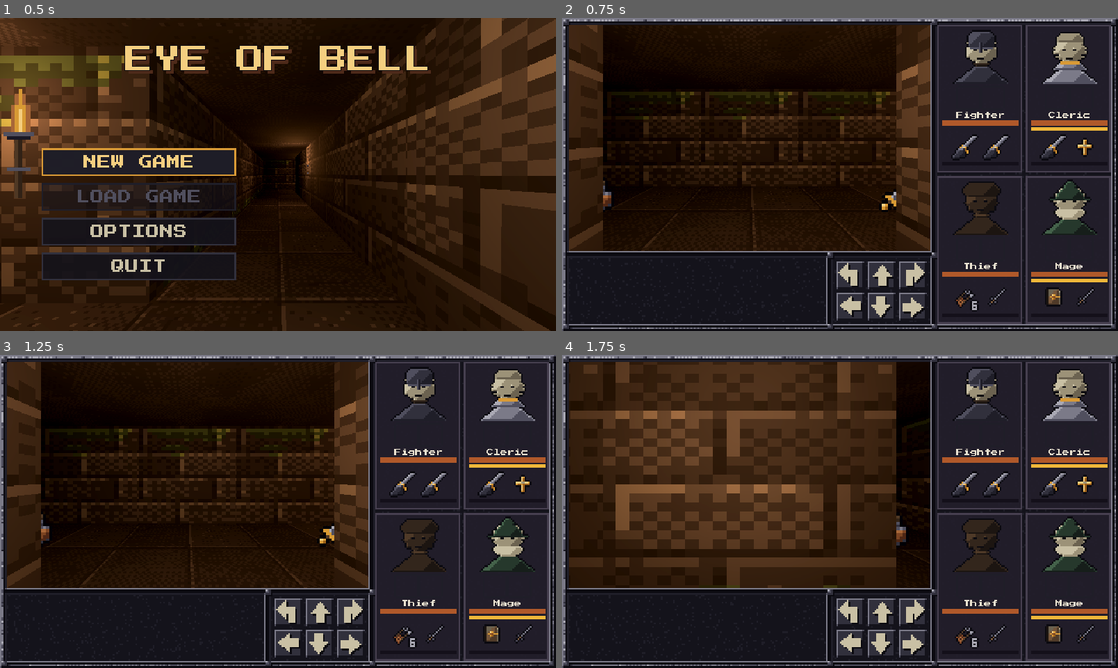
Above: before the commit, frames 1-4 (two rows, left to right).
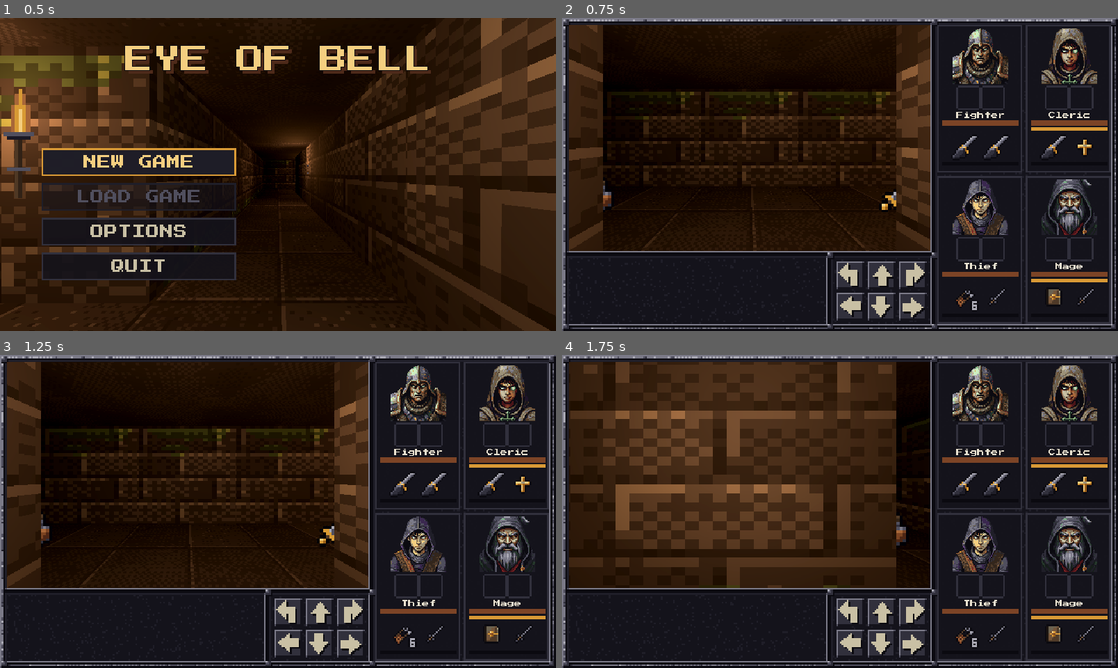
Above: after the commit, the same moments.

Repository: XrNrX/eye-of-bell
Game: Godot game, scene res://scenes/main_menu.tscn
Same seed, same stepped clock (60 frames per second), same inputs: the game is played once before the commit and once after it. Sound files missing from this copy of the repository are replaced by a short silence.
Inputs (mouse positions are in pixels of both pictures, inside the frame that each line leads up to):
- Up to frame 1 (0.5 s): no input
- Up to frame 2 (0.75 s): click "NEW GAME" at 0.5 s
- Up to frame 3 (1.25 s): no input
- Up to frame 4 (1.75 s): click (851, 611) at 1.27 s

Frame 1 is identical in both runs. In frame 2, 5.1% of the frame differs, in the area x 68-99%, y 3-85%; in frame 3, 5.1%; in frame 4, 5.1%.

Commit message:
PixelLab 64x64 close-up hero portraits; importer derives hurt/dead; fix invisible quick slots
Four extreme close-up portraits (head fills the frame) imported at native 64x64
with tinted hurt and curse-tinted dead variants derived by the importer. The
palette darkening had made the empty quick slots the panel colour: slot art
redrawn for contrast and the palette-named float colours in the UI code updated.

Co-Authored-By: Claude Sonnet 5.5 <noreply@anthropic.com>

Diff:
--- a/scripts/character_sheet.gd
+++ b/scripts/character_sheet.gd
@@ -18,13 +18,13 @@
 const ItemDef := preload("res://scripts/item_def.gd")
 
 const WIDTH := 150.0
-const BG := Color(0.137, 0.118, 0.169, 0.95)     # Palette stone_900.
-const EDGE := Color(0.275, 0.247, 0.31)           # Palette stone_700.
+const BG := Color(0.078, 0.075, 0.106, 0.95)     # Palette stone_900.
+const EDGE := Color(0.192, 0.188, 0.235)           # Palette stone_700.
 const TEXT := Color(0.92, 0.89, 0.82)
-const MUTED := Color(0.588, 0.557, 0.604)         # Palette stone_300.
+const MUTED := Color(0.482, 0.478, 0.533)         # Palette stone_300.
 const TITLE := Color(1, 0.85, 0.3)
-const BETTER := Color(0.639, 0.69, 0.29)          # Palette slime_300.
-const WORSE := Color(0.851, 0.514, 0.263)         # Palette rust_300.
+const BETTER := Color(0.525, 0.651, 0.447)          # Palette slime_300.
+const WORSE := Color(0.659, 0.404, 0.227)         # Palette rust_300.
 const FONT := 8
 
 var party: Node
--- a/scripts/combat_feel_config.gd
+++ b/scripts/combat_feel_config.gd
@@ -49,7 +49,7 @@
 ## Misses (by heroes, monsters and thrown weapons) get their own look on the message line.
 @export var miss_message_enabled := true
 @export var miss_prefix := "Miss! "
-@export var miss_colour := Color(0.588, 0.557, 0.604)  # Palette stone_300: muted, a whiff.
+@export var miss_colour := Color(0.482, 0.478, 0.533)  # Palette stone_300: muted, a whiff.
 
 @export_group("Portrait shake")
 ## The portrait of the hero who was hit shakes sideways.
--- a/scripts/inventory_slot.gd
+++ b/scripts/inventory_slot.gd
@@ -27,9 +27,9 @@
 
 const ITEM_SLOT := Vector2(48, 48)      # Holds a 48x48 item icon (24x24 logical, drawn at 2x) at its native size.
 const PORTRAIT_SLOT := Vector2(32, 32)  # A 64x64 portrait scaled to exactly half.
-const EMPTY_BG := Color(0.137, 0.118, 0.169, 0.6)  # Palette stone_900, translucent.
-const FILLED_BG := Color(0.275, 0.247, 0.31)        # Palette stone_700.
-const EDGE := Color(0.588, 0.557, 0.604)            # Palette stone_300.
+const EMPTY_BG := Color(0.078, 0.075, 0.106, 0.6)  # Palette stone_900, translucent.
+const FILLED_BG := Color(0.192, 0.188, 0.235)        # Palette stone_700.
+const EDGE := Color(0.482, 0.478, 0.533)            # Palette stone_300.
 
 var screen: Node    # InventoryScreen: party/cursor access, refresh() and say().
 var member_slot: int
--- a/scripts/monster.gd
+++ b/scripts/monster.gd
@@ -13,8 +13,8 @@
 const STEP_TIME := 0.3    # Seconds a step takes to animate.
 const WANDER_PAUSE := 0.3 # Chance a wandering monster just stands still this tick.
 const WIND_UP := 0.5      # Fraction of attack_interval it waits after reaching the party.
-const DAMAGE_COLOUR := Color(1.0, 0.89, 0.54)  # Palette torch_300.
-const MISS_COLOUR := Color(0.76, 0.74, 0.75)   # Palette stone_100.
+const DAMAGE_COLOUR := Color(0.961, 0.812, 0.502)  # Palette torch_300.
+const MISS_COLOUR := Color(0.667, 0.663, 0.706)   # Palette stone_100.
 
 ## Per sheet: for each frame, how many transparent rows lie below its lowest opaque pixel. A
 ## monster stands with that pixel on the floor, so art with empty space under the feet (or a
--- a/scripts/party_hud.gd
+++ b/scripts/party_hud.gd
@@ -39,14 +39,14 @@
 
 const HAND_READY := Color(1, 1, 1)
 const HAND_COOLING := Color(0.35, 0.33, 0.38)
-const PANEL_BG := Color(0.137, 0.118, 0.169, 0.88)  # Palette stone_900.
-const PANEL_EDGE := Color(0.275, 0.247, 0.31)        # Palette stone_700.
-const HP_FILL := Color(0.69, 0.35, 0.165)            # Palette rust_500.
-const HP_BACK := Color(0.078, 0.063, 0.102)          # Palette ink.
-const COOL_FILL := Color(0.588, 0.557, 0.604)        # Palette stone_300.
-const HIT_COLOUR := Color(0.85, 0.51, 0.26)          # Palette rust_300.
-const MISS_COLOUR := Color(0.76, 0.74, 0.75)         # Palette stone_100.
-const MANA_FILL := Color(0.941, 0.722, 0.227)        # Palette torch_500 (the palette has no blue).
+const PANEL_BG := Color(0.078, 0.075, 0.106, 0.88)  # Palette stone_900.
+const PANEL_EDGE := Color(0.192, 0.188, 0.235)        # Palette stone_700.
+const HP_FILL := Color(0.486, 0.267, 0.149)            # Palette rust_500.
+const HP_BACK := Color(0.043, 0.039, 0.063)          # Palette ink.
+const COOL_FILL := Color(0.482, 0.478, 0.533)        # Palette stone_300.
+const HIT_COLOUR := Color(0.659, 0.404, 0.227)          # Palette rust_300.
+const MISS_COLOUR := Color(0.667, 0.663, 0.706)         # Palette stone_100.
+const MANA_FILL := Color(0.851, 0.604, 0.212)        # Palette torch_500 (the palette has no blue).
 const BUFF_EDGE := MANA_FILL                         # Outline on a buffed hero's portrait.
 const HURT_FLASH_TIME := 0.3  # How long the portrait shows its red-tinted variant.
 
@@ -68,7 +68,7 @@
 # a release to the control that got the press).
 const DRAG_THRESHOLD := 4.0       # Pixels (in the 640x360 space) before a press becomes a drag.
 const DRAG_GHOST := Color(1, 1, 1, 0.55)
-const DROP_EDGE := Color(0.941, 0.722, 0.227)  # Palette torch_500, like the mana bar.
+const DROP_EDGE := Color(0.851, 0.604, 0.212)  # Palette torch_500, like the mana bar.
 var press_slot := -1               # Position pressed on, -1 if none.
 var press_pos := Vector2.ZERO
 var dragging := false
--- a/scripts/spell_menu.gd
+++ b/scripts/spell_menu.gd
@@ -7,11 +7,11 @@
 
 signal chosen(spell: Resource)
 
-const BG := Color(0.137, 0.118, 0.169, 0.95)  # Palette stone_900.
-const EDGE := Color(0.941, 0.722, 0.227)      # Palette torch_500, like the mana bar.
+const BG := Color(0.078, 0.075, 0.106, 0.95)  # Palette stone_900.
+const EDGE := Color(0.851, 0.604, 0.212)      # Palette torch_500, like the mana bar.
 const TEXT := Color(0.92, 0.89, 0.82)
-const TEXT_OFF := Color(0.415, 0.384, 0.447)  # Palette stone_500.
-const ROW_HOVER := Color(0.275, 0.247, 0.31)  # Palette stone_700.
+const TEXT_OFF := Color(0.314, 0.31, 0.369)  # Palette stone_500.
+const ROW_HOVER := Color(0.192, 0.188, 0.235)  # Palette stone_700.
 const WIDTH := 150.0
 
 var party: Node
--- a/tools/art/imported.json
+++ b/tools/art/imported.json
@@ -199,6 +199,54 @@
     "monsters/slime_acid/walk_3.png": {
       "imported": "2026-11-05 18:46:43",
       "source": "walk_0.png"
+    },
+    "portraits/cleric/portrait.png": {
+      "imported": "2026-11-05 19:37:32",
+      "source": "portrait.png"
+    },
+    "portraits/cleric/portrait_dead.png": {
+      "imported": "2026-11-05 19:37:33",
+      "source": "portrait.png (derived)"
+    },
+    "portraits/cleric/portrait_hurt.png": {
+      "imported": "2026-11-05 19:37:33",
+      "source": "portrait.png (derived)"
+    },
+    "portraits/fighter/portrait.png": {
+      "imported": "2026-11-05 19:37:32",
+      "source": "portrait.png"
+    },
+    "portraits/fighter/portrait_dead.png": {
+      "imported": "2026-11-05 19:37:33",
+      "source": "portrait.png (derived)"
+    },
+    "portraits/fighter/portrait_hurt.png": {
+      "imported": "2026-11-05 19:37:33",
+      "source": "portrait.png (derived)"
+    },
+    "portraits/mage/portrait.png": {
+      "imported": "2026-11-05 19:37:32",
+      "source": "portrait.png"
+    },
+    "portraits/mage/portrait_dead.png": {
+      "imported": "2026-11-05 19:37:33",
+      "source": "portrait.png (derived)"
+    },
+    "portraits/mage/portrait_hurt.png": {
+      "imported": "2026-11-05 19:37:33",
+      "source": "portrait.png (derived)"
+    },
+    "portraits/thief/portrait.png": {
+      "imported": "2026-11-05 19:37:33",
+      "source": "portrait.png"
+    },
+    "portraits/thief/portrait_dead.png": {
+      "imported": "2026-11-05 19:37:33",
+      "source": "portrait.png (derived)"
+    },
+    "portraits/thief/portrait_hurt.png": {
+      "imported": "2026-11-05 19:37:33",
+      "source": "portrait.png (derived)"
     }
   }
 }
Binary file changed: art/portraits/cleric/portrait.png
Binary file changed: art/portraits/cleric/portrait_dead.png
Binary file changed: art/portraits/cleric/portrait_hurt.png
Binary file changed: art/portraits/fighter/portrait.png
Binary file changed: art/portraits/fighter/portrait_dead.png
Binary file changed: art/portraits/fighter/portrait_hurt.png
Binary file changed: art/portraits/mage/portrait.png
Binary file changed: art/portraits/mage/portrait_dead.png
Binary file changed: art/portraits/mage/portrait_hurt.png
Binary file changed: art/portraits/thief/portrait.png
Binary file changed: art/portraits/thief/portrait_dead.png
Binary file changed: art/portraits/thief/portrait_hurt.png
(and 4 more such lines)
